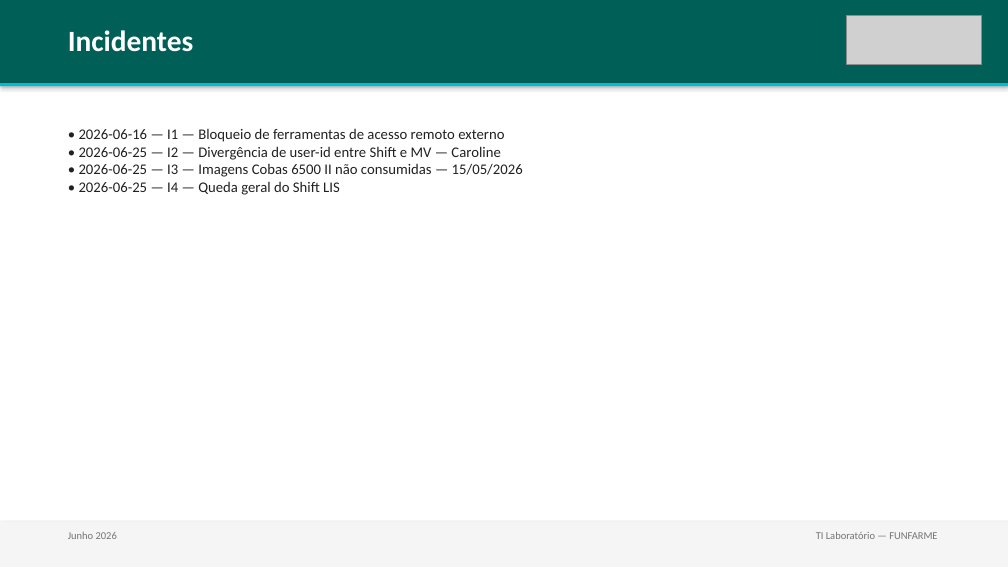
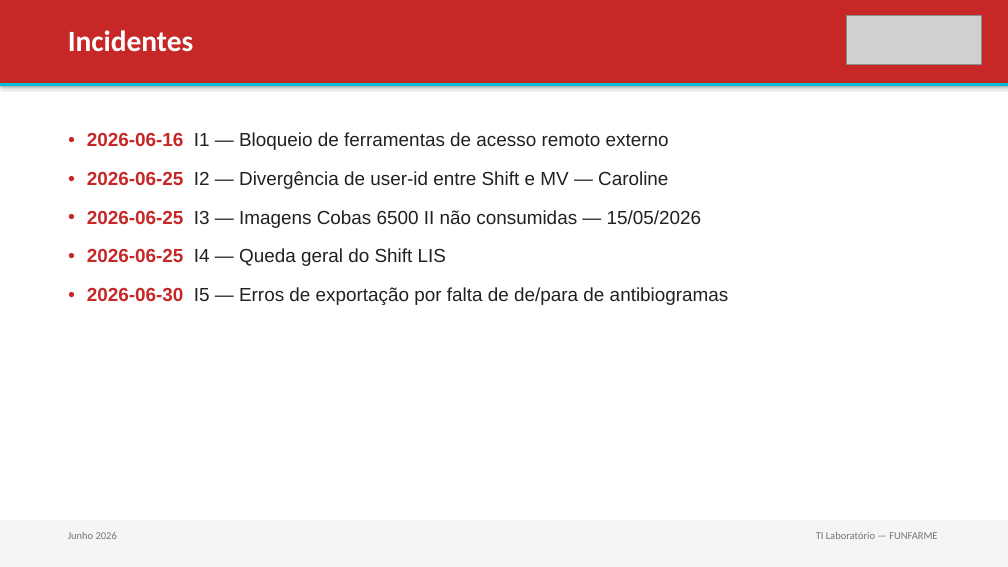
Before and after one commit to lab-central-hb/funfarme-kb, a slide deck: slide 10 of reports/2026-06_resumo-mensal.pptx. Drawn at 1008x567 pixels with LibreOffice and Linux fonts; fonts in the diff are those of the drawing; grey boxes stand for pictures. Boxes give left, top, right and bottom in pixels: in the first picture for what was removed or moved away, otherwise in the second. Text is boxed around its words. In the diff, an @@ line names an element or a change of style, - is before the commit and + after.

Commit message:
feat: melhora template do relatório mensal e documenta fluxo de máscaras
- gera-relatorio.py: gráficos nativos (barras/colunas) em vez de texto,
  cores por categoria, listas com marcadores reais, layout em 2 colunas
  para categorias com muitas tarefas, correção do bug que quebrava as
  logos ao clonar slides (relação de imagem não era recriada)
- remove slide de distribuição semanal do PPTX (não usado)
- portal: checklist do fluxo completo de criação de máscara e tabela
  de assinaturas de laboratórios de apoio (Hermes Pardini, DB, Fleury,
  Instituto Adolfo Lutz)
- regenera relatório de junho/2026 com o novo template

```diff
--- a/reports/2026-06_resumo-mensal.pptx
+++ b/reports/2026-06_resumo-mensal.pptx
@@ rectangle at bbox=[0, 0, 1008, 83]: fill #005F56 to #C62828 @@
@@ text at bbox=[87, 132, 729, 305]: text changed; size 14 to 18 pt; font Calibri to Arial @@
-• 2026-06-16 — I1 — Bloqueio de ferramentas de acesso remoto externo
-• 2026-06-25 — I2 — Divergência de user-id entre Shift e MV — Caroline
-• 2026-06-25 — I3 — Imagens Cobas 6500 II não consumidas — 15/05/2026
-• 2026-06-25 — I4 — Queda geral do Shift LIS
+● 2026-06-16 I1 — Bloqueio de ferramentas de acesso remoto externo
+● 2026-06-25 I2 — Divergência de user-id entre Shift e MV — Caroline
+● 2026-06-25 I3 — Imagens Cobas 6500 II não consumidas — 15/05/2026
+● 2026-06-25 I4 — Queda geral do Shift LIS
+● 2026-06-30 I5 — Erros de exportação por falta de de/para de antibiogramas
```
Also in this commit, not shown: 8 other slides changed, 1 slide added, 1 slide removed, 5 other files.
